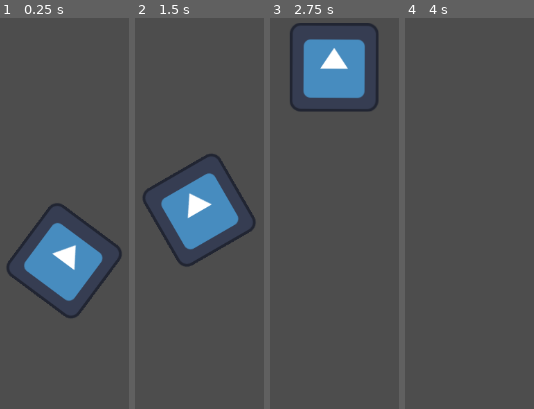
Above: before the commit, frames 1-4 (left to right).
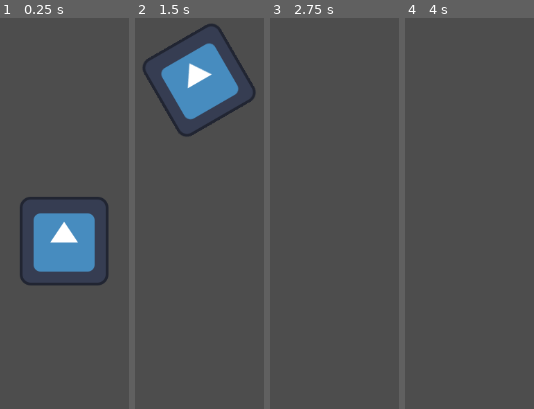
Above: after the commit, the same moments.

Repository: Xystikon/jmhs-game-design
Game: Godot game, scene res://Levels/level.tscn
Same seed, same stepped clock (60 frames per second), same inputs: the game is played once before the commit and once after it. The engine's default icon, where the game draws it, is replaced by a stand-in: a white triangle on a blue panel in a dark square.
Inputs:
- Up to frame 1 (0.25 s): no input
- Up to frame 2 (1.5 s): tap Space (flap) at 0.6, 0.77, 1.07, 1.35 s
- Up to frame 3 (2.75 s): tap Space (flap) at 1.52, 1.82, 2.1 s
- Up to frame 4 (4 s): tap Space (flap) at 2.85, 3.02, 3.32, 3.6, 3.77 s

The runs differ from the first frame. In frame 1, 9.6% of the frame differs, in the area x 5-95%, y 45-77%; in frame 2, 18%, in the area x 6-94%, y 1-64%; in frame 3, 9.3%; in frame 4, nothing differs.

Commit message:
added global script and game start variable

Diff:
--- a/main/Levels/level.tscn
+++ b/main/Levels/level.tscn
@@ -6,6 +6,7 @@
 
 [node name="Player" parent="." instance=ExtResource("2_pxpwn")]
 position = Vector2(216, 319)
+gravity_scale = 0.0
 
 [node name="Camera2D" type="Camera2D" parent="."]
 position = Vector2(577, 321)
--- a/main/Player/Player.gd
+++ b/main/Player/Player.gd
@@ -1,7 +1,7 @@
 # built from the Rigid Body system, which automatically gives the Player node gravity.
 extends RigidBody2D
 
-# '@export' makes the variable accessible from the Inspector--the info on the left when you click on the Player node
+# '@export' makes the variable accessible from the Inspector--the info on the right when you click on the Player node
 @export var FLAP_FORCE = -400
 
 # godot 4 uses radians for rotation, so we convert the degrees to radians using deg_to_rad() (there's probably a better way of doing this)
@@ -9,6 +9,9 @@
 
 func _physics_process(_delta):						# _physics_process() is a built-in function for the rigid body's physics
 	if Input.is_action_just_pressed("flap"):		# 'flap' is a custom input set in Project>Project Settings>Input Map
+		if global.game_started == false:			# 'global' is an autoloaded script, 'game_started' is a global variable
+			global.start_game()						# global function that will trigger when game is started
+			gravity_scale = 1						# enables the player gravity
 		flap()										# runs the custom function below
 
 	# limits angular velocity at the MAX_ROTATION value
--- /dev/null
+++ b/main/global.gd
@@ -0,0 +1,17 @@
+extends Node
+
+#   The GLOBAL script is a script which runs outside of scenes and can be accessible
+#   from anywhere in the project. Important common variables and functions are often kept here.
+
+var game_started = false
+var game_paused  = false		# unused
+
+func start_game():
+	# run everything that should happen when the game starts
+
+	game_started = true
+
+func end_game():				# unused
+	# run everything that should happen when the game ends
+
+	game_started = false
--- a/main/project.godot
+++ b/main/project.godot
@@ -15,6 +15,10 @@
 config/features=PackedStringArray("4.0", "Forward Plus")
 config/icon="res://icon.svg"
 
+[autoload]
+
+global="*res://global.gd"
+
 [input]
 
 flap={
